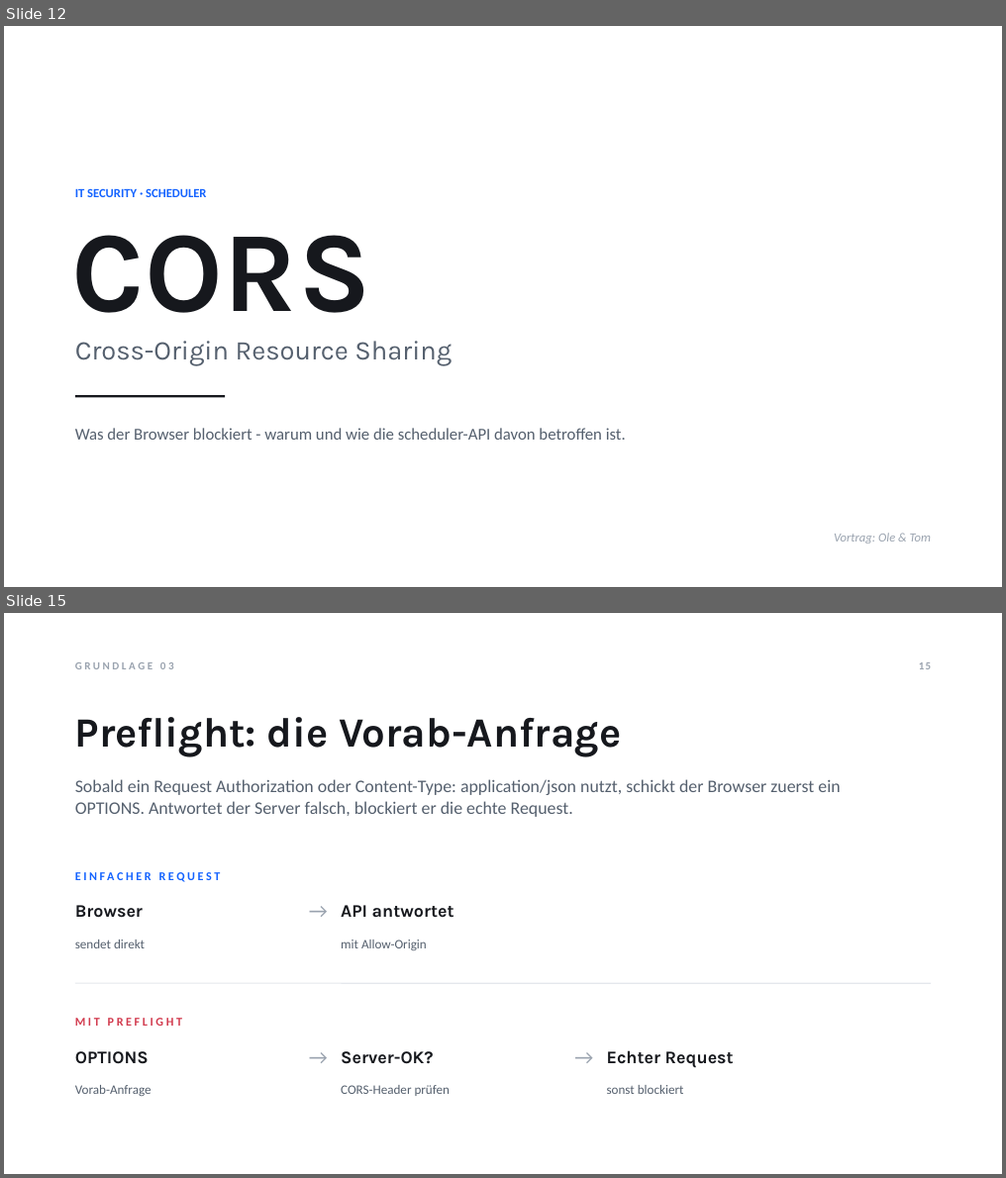
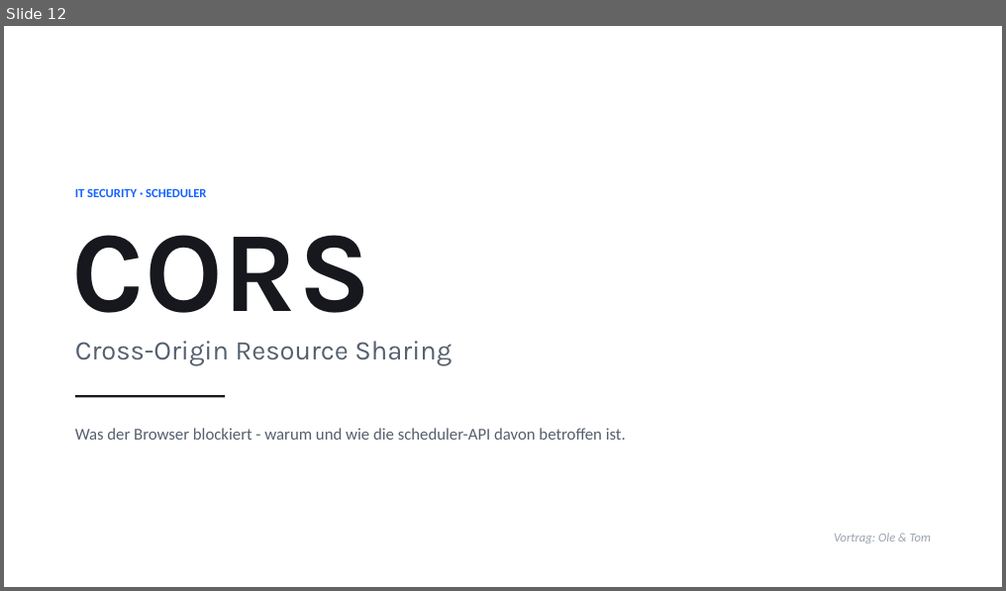
Before and after one commit to Tom-N-M/its-xss_and_cors, a slide deck: XSS-CORS-Praesentation.pptx. Shown one above the other, each under a label of ours: slides 12 and 15 before the commit, slide 12 after it; the slides between them are not shown. The pictures are 1006x1178 and 1006x591 pixels, drawn with LibreOffice and Linux fonts; fonts in the diff are those of the drawing. Boxes give left, top, right and bottom in pixels: in the first picture for what was removed or moved away, otherwise in the second. Text is boxed around its words. In the diff, an @@ line names an element or a change of style, - is before the commit and + after.

```diff
--- a/XSS-CORS-Praesentation.pptx
+++ b/XSS-CORS-Praesentation.pptx
@@ slide 15 removed at box(4, 613, 1002, 1174), background #FFFFFF @@
@@ text removed at box(75, 663, 174, 669) @@
-GRUNDLAGE 03
@@ page number removed at box(919, 663, 931, 669) @@
-15
@@ text removed at box(75, 717, 621, 758) @@
-Preflight: die Vorab-Anfrage
@@ text removed at box(75, 779, 840, 817) @@
-Sobald ein Request Authorization oder Content-Type: application/json nutzt, schickt der Browser zuerst ein OPTIONS. Antwortet der Server falsch, blockiert er die echte Request.
@@ text removed at box(153, 780, 212, 795) @@
-EINFACHER REQUEST
@@ text removed at box(75, 905, 143, 918) @@
-Browser
@@ text removed at box(300, 894, 338, 928) @@
-→
@@ text removed at box(341, 905, 454, 918) @@
-API antwortet
@@ text removed at box(75, 940, 145, 949) @@
-sendet direkt
@@ text removed at box(341, 940, 427, 951) @@
-mit Allow-Origin
@@ line removed from (75, 983) to (931, 983) @@
@@ text removed at box(75, 1018, 182, 1026) @@
-MIT PREFLIGHT
@@ text removed at box(75, 1052, 149, 1064) @@
-OPTIONS
@@ text removed at box(300, 1040, 338, 1073) @@
-→
@@ text removed at box(341, 1052, 433, 1064) @@
-Server-OK?
@@ text removed at box(565, 1040, 603, 1073) @@
-→
@@ text removed at box(607, 1051, 734, 1068) @@
-Echter Request
@@ text removed at box(75, 1085, 152, 1096) @@
-Vorab-Anfrage
@@ text removed at box(341, 1085, 450, 1096) @@
-CORS-Header prüfen
@@ text removed at box(607, 1085, 684, 1094) @@
-sonst blockiert
```
Also in this commit, not shown: 3 slides changed, 5 slides added, 1 other slide removed, 1 other file.
